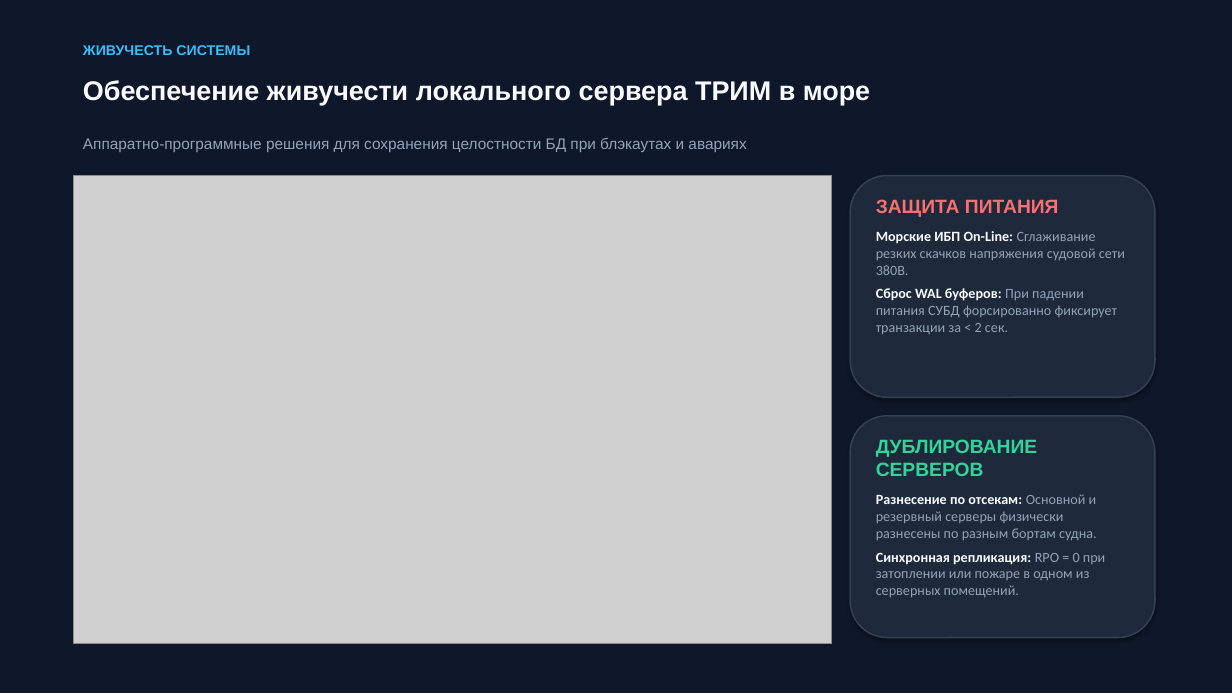
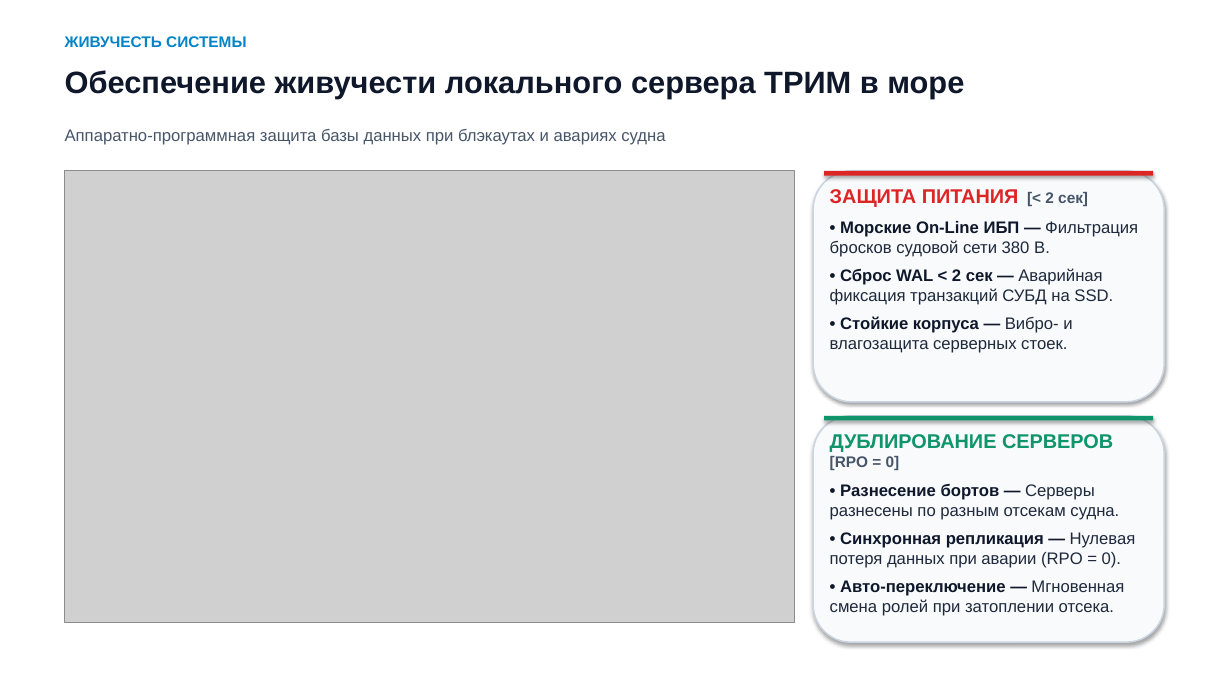
Before and after one commit to kargtx/stage5, a slide deck: slide 8 of ЭАССН/Доклад_EAM_ТРИМ_в_АССН/EAM_ТРИМ_в_АССН_Презентация.pptx. Drawn at 1232x693 pixels with LibreOffice and Linux fonts; fonts in the diff are those of the drawing; grey boxes stand for pictures. Boxes give left, top, right and bottom in pixels: in the first picture for what was removed or moved away, otherwise in the second. Text is boxed around its words. In the diff, an @@ line names an element or a change of style, - is before the commit and + after.

Commit message:
style(ЭАССН): увеличение шрифтов презентации ТРИМ под проектор, светлая тема и краткий доклад

```diff
--- a/ЭАССН/Доклад_EAM_ТРИМ_в_АССН/EAM_ТРИМ_в_АССН_Презентация.pptx
+++ b/ЭАССН/Доклад_EAM_ТРИМ_в_АССН/EAM_ТРИМ_в_АССН_Презентация.pptx
@@ background #0F172A to #FFFFFF @@
@@ text "ЖИВУЧЕСТЬ СИСТЕМЫ": place and size @@
-text "ЖИВУЧЕСТЬ СИСТЕМЫ" at (83, 45, 250, 55)
+text "ЖИВУЧЕСТЬ СИСТЕМЫ" at (65, 36, 246, 47)
@@ text "ЖИВУЧЕСТЬ СИСТЕМЫ" at (65, 36, 246, 47): size 11 to 12 pt, text colour #38BDF8 to #0284C7 @@
@@ text "Обеспечение живучести локального сервера ТРИМ ...": place and size @@
-text "Обеспечение живучести локального сервера ТРИМ ..." at (83, 80, 870, 105)
+text "Обеспечение живучести локального сервера ТРИМ ..." at (65, 70, 964, 99)
@@ text "Обеспечение живучести локального сервера ТРИМ ..." at (65, 70, 964, 99): size 21 to 24 pt, text colour #F8FAFC to #0F172A @@
@@ text at (65, 129, 665, 145): text changed; size 12 to 13 pt; text colour #94A3B8 to #475569 @@
-Аппаратно-программные решения для сохранения целостности БД при блэкаутах и авариях
+Аппаратно-программная защита базы данных при блэкаутах и авариях судна
@@ picture: place and size @@
-picture at (74, 176, 832, 644)
+picture at (65, 171, 795, 622)
@@ rounded rectangle: place and size @@
-rounded rectangle at (850, 176, 1155, 397)
+rounded rectangle at (813, 171, 1165, 402)
@@ rounded rectangle at (813, 171, 1165, 402): fill #1E293B to #F8FAFC; outline #334155 1.2 pt to #CBD5E1 1.2 pt @@
@@ rectangle added at (824, 171, 1153, 176), fill #DC2626 @@
@@ text at (830, 189, 1138, 353): text changed; size 11 to 13 pt; font Calibri to Arial; text colour #94A3B8 to #1E293B @@
-ЗАЩИТА ПИТАНИЯ
-Морские ИБП On-Line: Сглаживание резких скачков напряжения судовой сети 380В.
-Сброс WAL буферов: При падении питания СУБД форсированно фиксирует транзакции за < 2 сек.
+ЗАЩИТА ПИТАНИЯ [< 2 сек]
+• Морские On-Line ИБП — Фильтрация бросков судовой сети 380 В.
+• Сброс WAL < 2 сек — Аварийная фиксация транзакций СУБД на SSD.
+• Стойкие корпуса — Вибро- и влагозащита серверных стоек.
@@ rounded rectangle at (813, 416, 1165, 642): fill #1E293B to #F8FAFC; outline #334155 1.2 pt to #CBD5E1 1.2 pt @@
@@ rounded rectangle: place and size @@
-rounded rectangle at (850, 416, 1155, 638)
+rounded rectangle at (813, 416, 1165, 642)
@@ rectangle added at (824, 416, 1153, 421), fill #10956A @@
@@ text at (830, 434, 1136, 616): text changed; size 11 to 13 pt; font Calibri to Arial; text colour #94A3B8 to #1E293B @@
-ДУБЛИРОВАНИЕ СЕРВЕРОВ
-Разнесение по отсекам: Основной и резервный серверы физически разнесены по разным бортам судна.
-Синхронная репликация: RPO = 0 при затоплении или пожаре в одном из серверных помещений.
+ДУБЛИРОВАНИЕ СЕРВЕРОВ [RPO = 0]
+• Разнесение бортов — Серверы разнесены по разным отсекам судна.
+• Синхронная репликация — Нулевая потеря данных при аварии (RPO = 0).
+• Авто-переключение — Мгновенная смена ролей при затоплении отсека.
```
Also in this commit, not shown: 9 other slides changed, 2 slides added, 2 slides removed, 5 other files.
